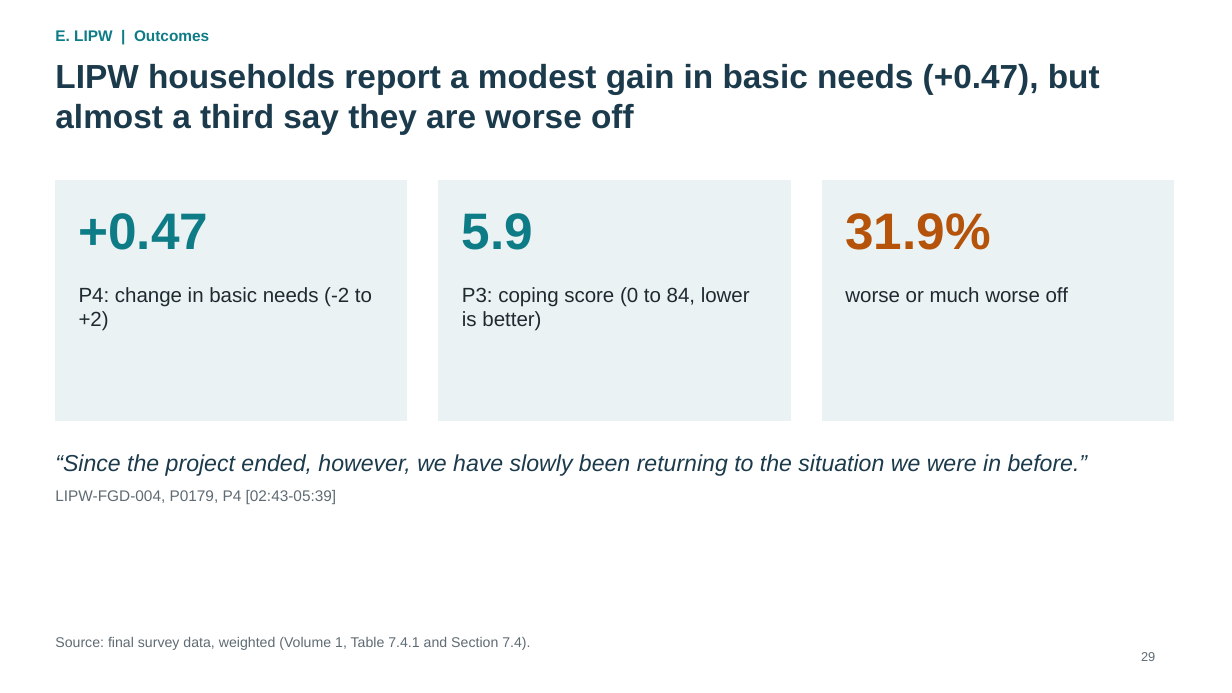
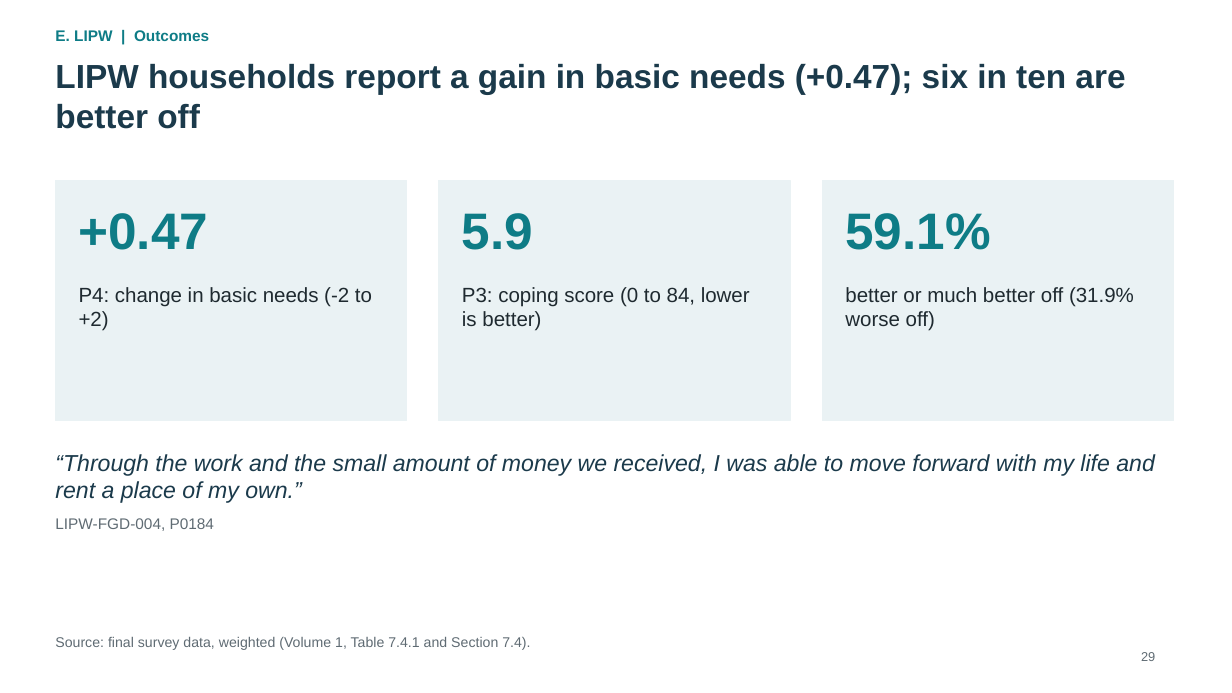
Before and after one commit to kokouekpinda/kokouekpinda, a slide deck: slide 36 of deliverables/REALISE_PMT_Presentation_v5.pptx (slide 35 before the commit). Drawn at 1232x693 pixels with LibreOffice and Linux fonts; fonts in the diff are those of the drawing. Boxes give left, top, right and bottom in pixels: in the first picture for what was removed or moved away, otherwise in the second. Text is boxed around its words. In the diff, an @@ line names an element or a change of style, - is before the commit and + after.

```diff
--- a/deliverables/REALISE_PMT_Presentation_v5.pptx
+++ b/deliverables/REALISE_PMT_Presentation_v5.pptx
@@ title at <box>55,64,1125,129</box>: text changed @@
-LIPW households report a modest gain in basic needs (+0.47), but almost a third say they are worse off
+LIPW households report a gain in basic needs (+0.47); six in ten are better off
@@ text at <box>845,213,990,250</box>: text changed; text colour #B45309 to #0E7C86 @@
-31.9%
+59.1%
@@ text at <box>845,287,1134,331</box>: text changed @@
-worse or much worse off
+better or much better off (31.9% worse off)
@@ text at <box>55,454,1155,531</box>: text changed @@
-“Since the project ended, however, we have slowly been returning to the situation we were in before.”
-LIPW-FGD-004, P0179, P4 [02:43-05:39]
+“Through the work and the small amount of money we received, I was able to move forward with my life and rent a place of my own.”
+LIPW-FGD-004, P0184
```
Also in this commit, not shown: 14 other slides changed, 1 slide added.
